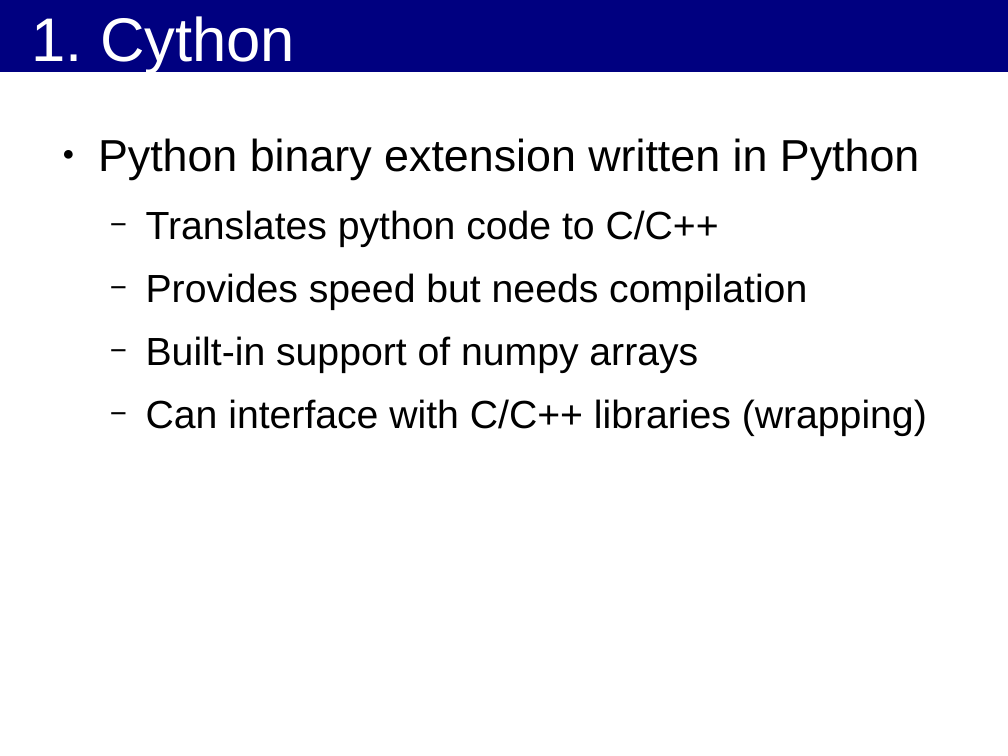
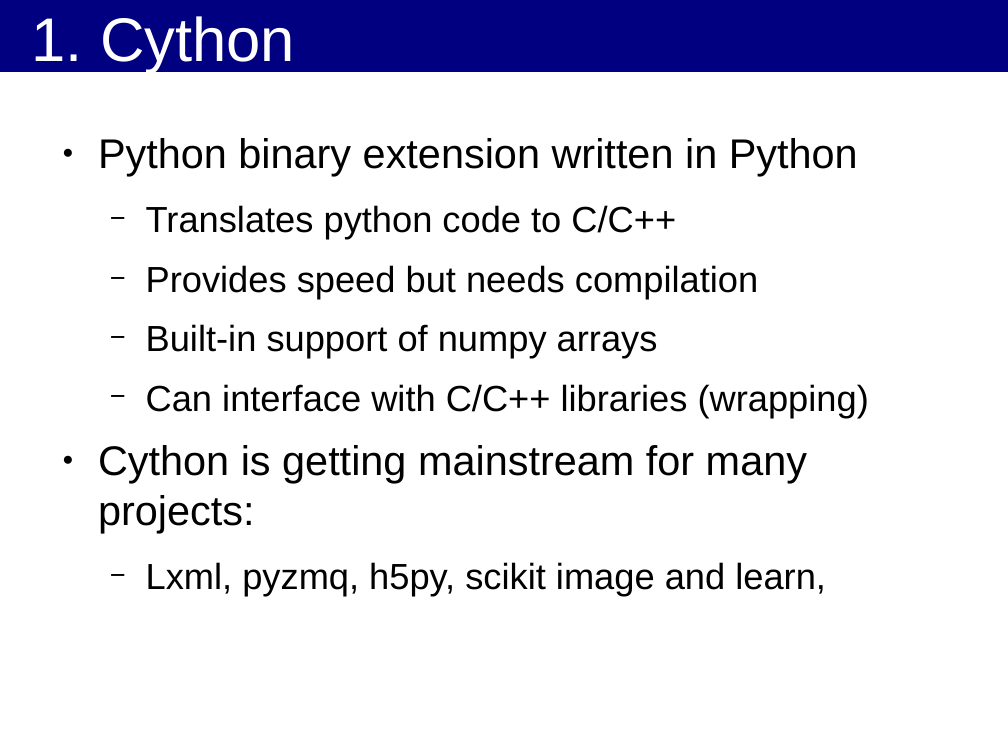
Before and after one commit to kif/HPP, a slide deck: slide 6 of Cython_OpenCL.odp. Drawn at 1008x756 pixels with LibreOffice and Linux fonts; fonts in the diff are those of the drawing; background and template pictures are left out. Boxes give left, top, right and bottom in pixels: in the first picture for what was removed or moved away, otherwise in the second. Text is boxed around its words. In the diff, an @@ line names an element or a change of style, - is before the commit and + after.

Commit message:
work on cython

```diff
--- a/Cython_OpenCL.odp
+++ b/Cython_OpenCL.odp
@@ text at (98,138,869,417): size 32 to 29.6 pt in "Python binary extension written in Python"; size 28 to 25.9 pt in "Translates python code to C/C++", "Provides speed but needs compilation", "Built-in support of numpy arrays", "Can interface with C/C++ libraries (wrapping)" @@
@@ text at (98,445,826,596): paragraphs added @@
+● Cython is getting mainstream for many projects:
+  − Lxml, pyzmq, h5py, scikit image and learn,
```
Also in this commit, not shown: 3 other slides changed, 5 slides added.
